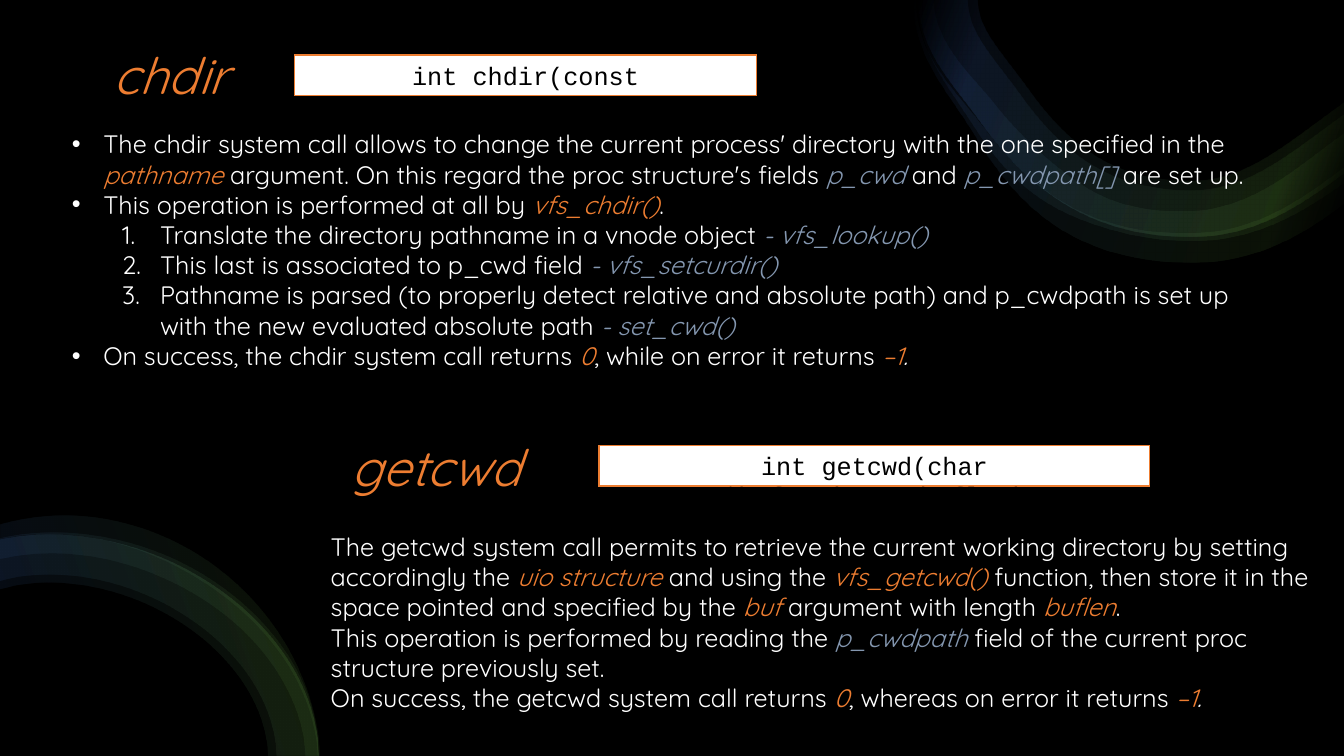
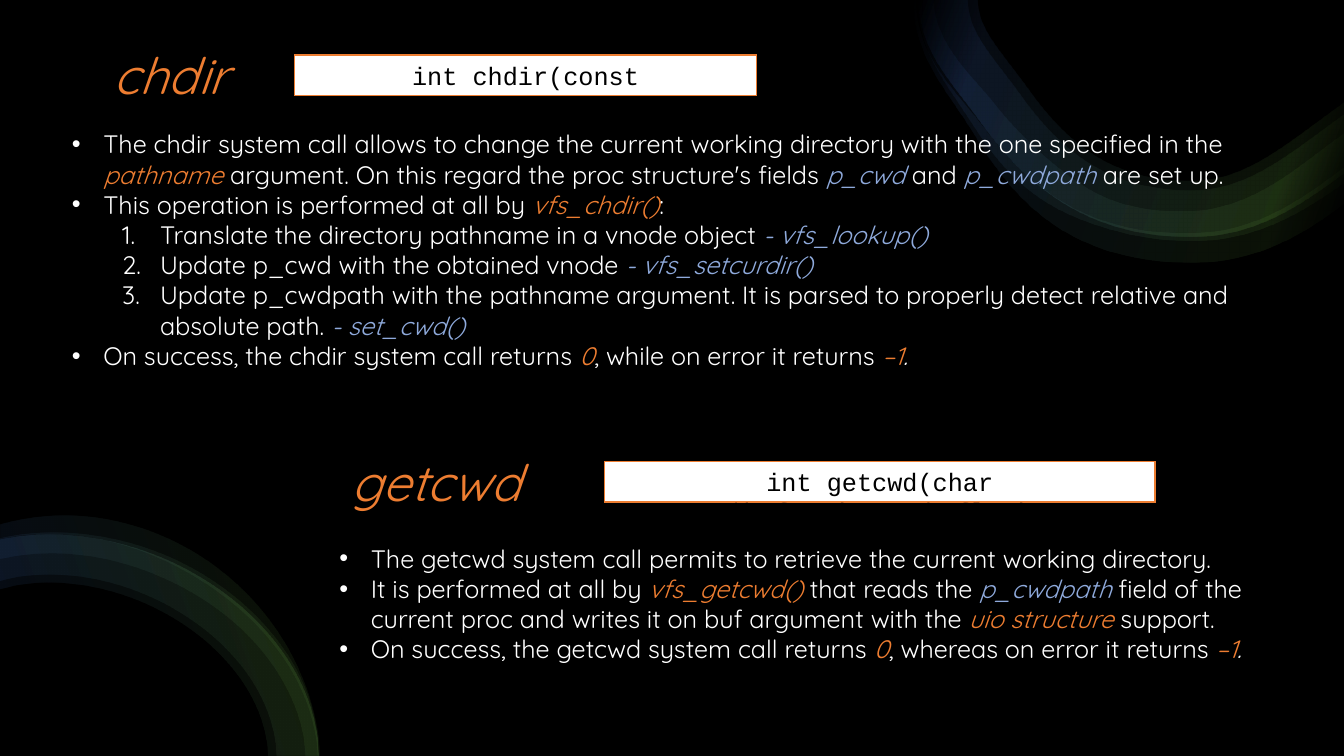
Before and after one commit to DavideAlta/OS161-shell, a slide deck: slide 16 of OS161-shell.pptx. Drawn at 1344x756 pixels with LibreOffice and Linux fonts; fonts in the diff are those of the drawing. Boxes give left, top, right and bottom in pixels: in the first picture for what was removed or moved away, otherwise in the second. Text is boxed around its words. In the diff, an @@ line names an element or a change of style, - is before the commit and + after.

```diff
--- a/OS161-shell.pptx
+++ b/OS161-shell.pptx
@@ text at (103,127,1223,219): text changed @@
-• The chdir system call allows to change the current process' directory with the one specified in the pathname argument. On this regard the proc structure's fields p_cwd and p_cwdpath[] are set up.
-• This operation is performed at all by vfs_chdir().
+• The chdir system call allows to change the current working directory with the one specified in the pathname argument. On this regard the proc structure's fields p_cwd and p_cwdpath are set up.
+• This operation is performed at all by vfs_chdir():
@@ text at (160,218,928,249): text colour #8497B0 to #8FAADC in "- vfs_lookup()" @@
@@ text at (160,247,1228,340): text changed @@
-  2. This last is associated to p_cwd field - vfs_setcurdir()
-  3. Pathname is parsed (to properly detect relative and absolute path) and p_cwdpath is set up with the new evaluated absolute path - set_cwd()
+  2. Update p_cwd with the obtained vnode - vfs_setcurdir()
+  3. Update p_cwdpath with the pathname argument. It is parsed to properly detect relative and absolute path. - set_cwd()
@@ text "getcwd": place and size @@
-text "getcwd" at (352,453,521,496)
+text "getcwd" at (352,468,521,511)
@@ rectangle "int getcwd(char *buf, size_t buflen)": place and size @@
-rectangle "int getcwd(char *buf, size_t buflen)" at (599,446,1149,486)
+rectangle "int getcwd(char *buf, size_t buflen)" at (605,462,1155,502)
@@ text "The getcwd system call permits ...": place and size @@
-text "The getcwd system call permits ..." at (331,537,1308,712)
+text "The getcwd system call permits ..." at (371,549,1242,663)
@@ text at (371,549,1242,633): text changed @@
-The getcwd system call permits to retrieve the current working directory by setting accordingly the uio structure and using the vfs_getcwd() function, then store it in the space pointed and specified by the buf argument with length buflen.
-This operation is performed by reading the p_cwdpath field of the current proc structure previously set.
+• The getcwd system call permits to retrieve the current working directory.
+• It is performed at all by vfs_getcwd() that reads the p_cwdpath field of the current proc and writes it on buf argument with the uio structure support.
@@ text at (371,632,1242,663): bullet none to • @@
```
Also in this commit, not shown: 10 other slides changed.
